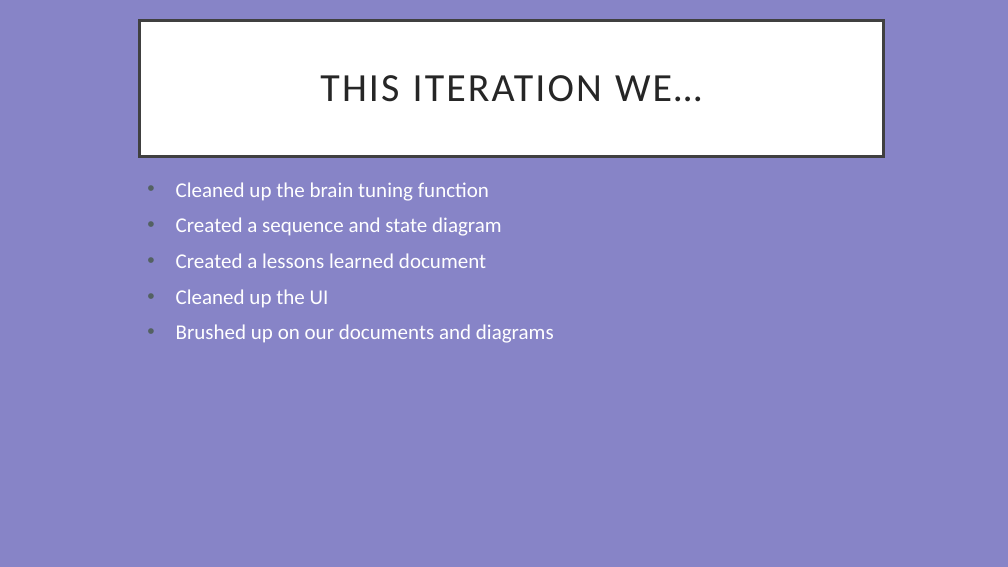
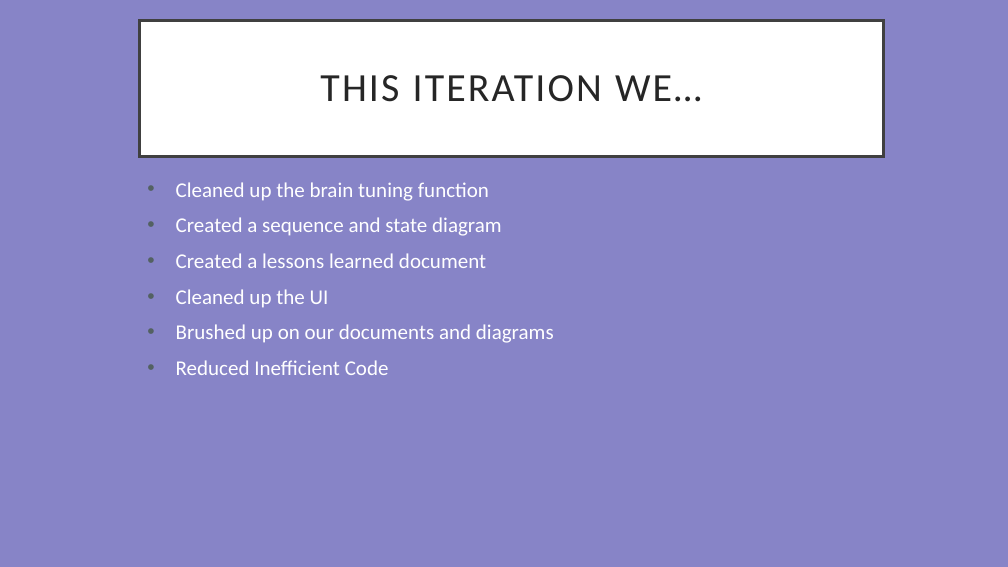
Before and after one commit to Thatawesomeguy4/FiddlePracticeAppCPSC4910, a slide deck: slide 2 of Fid'Lin Final Presentation.pptx. Drawn at 1008x567 pixels with LibreOffice and Linux fonts; fonts in the diff are those of the drawing. Boxes give left, top, right and bottom in pixels: in the first picture for what was removed or moved away, otherwise in the second. Text is boxed around its words. In the diff, an @@ line names an element or a change of style, - is before the commit and + after.

```diff
--- a/Fid'Lin Final Presentation.pptx
+++ b/Fid'Lin Final Presentation.pptx
@@ subtitle at (176,360,389,375): paragraph added @@
+• Reduced Inefficient Code
```
Also in this commit, not shown: 1 other slide changed, 7 slides added, 1 slide removed.
